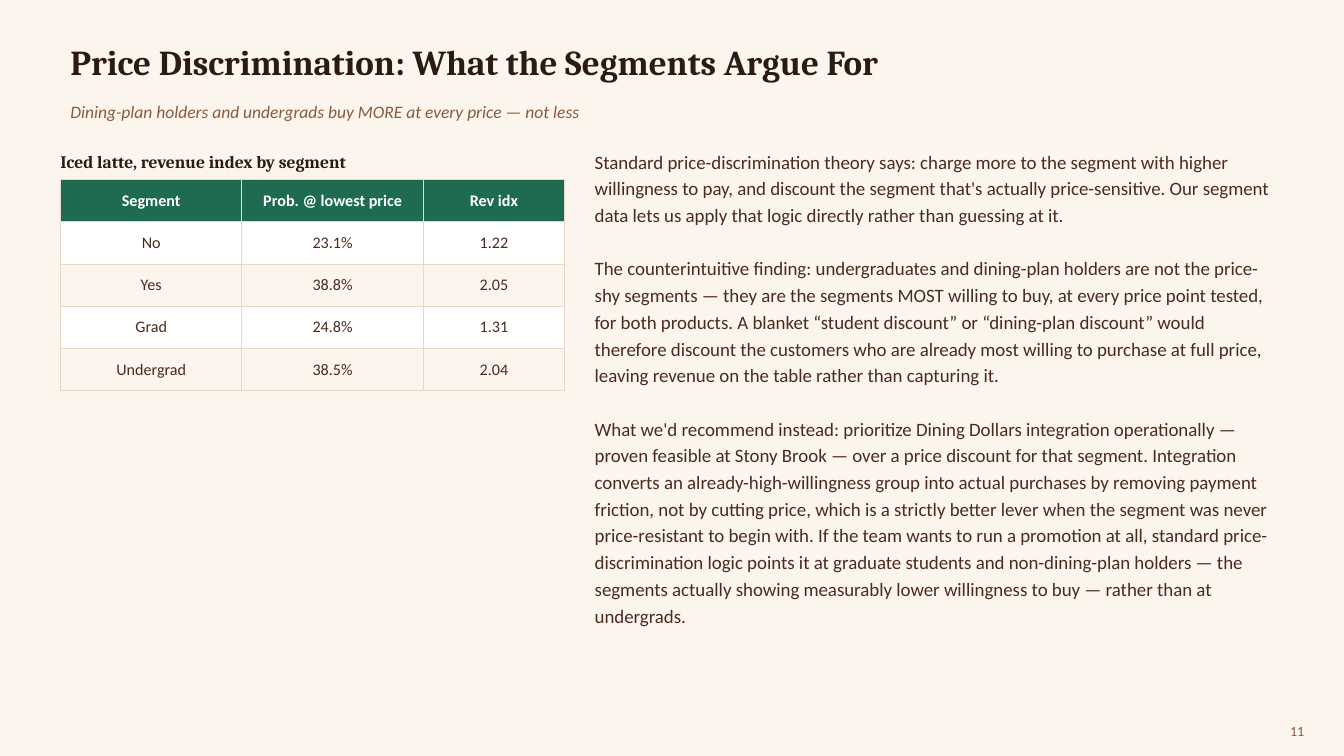
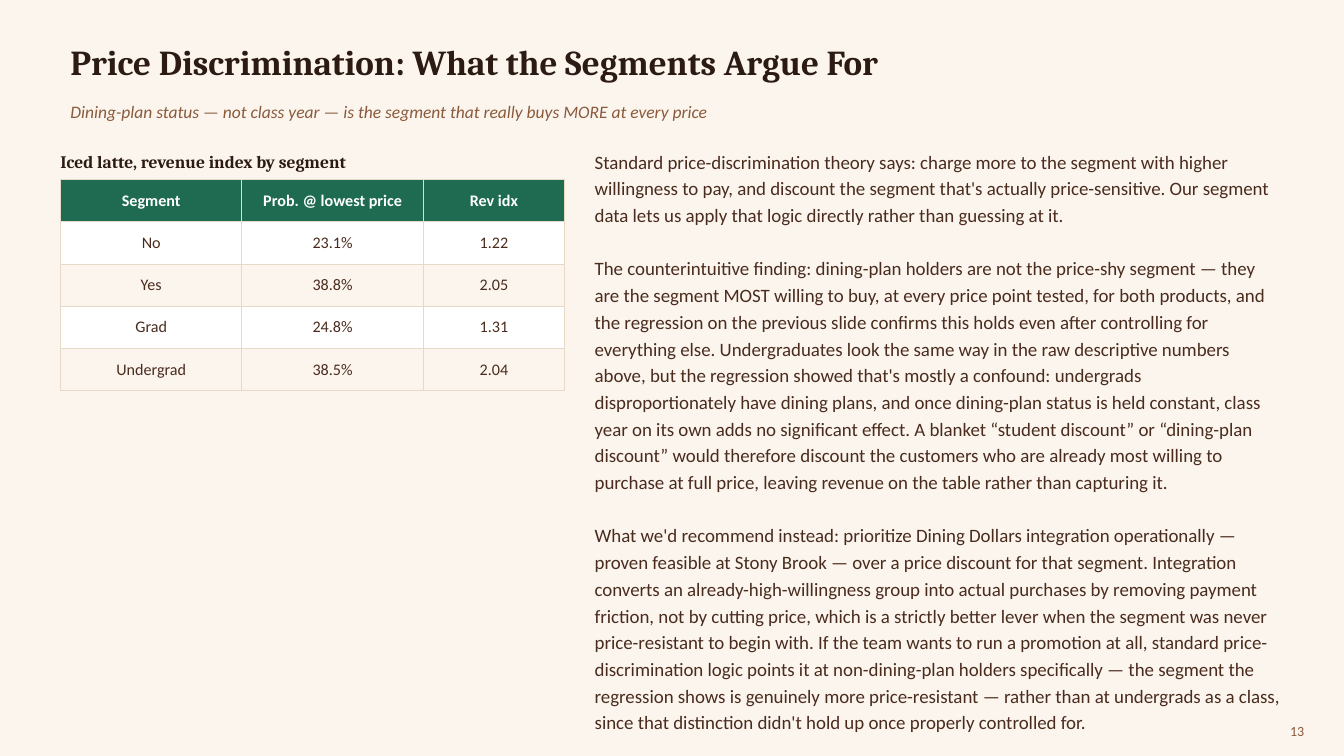
Before and after one commit to divyatejabitra/dunkin-pricing-simulation, a slide deck: slide 13 of presentation/Dunkin_Pricing_Analysis_Detailed.pptx (slide 11 before the commit). Drawn at 1344x756 pixels with LibreOffice and Linux fonts; fonts in the diff are those of the drawing. Boxes give left, top, right and bottom in pixels: in the first picture for what was removed or moved away, otherwise in the second. Text is boxed around its words. In the diff, an @@ line names an element or a change of style, - is before the commit and + after.

```diff
--- a/presentation/Dunkin_Pricing_Analysis_Detailed.pptx
+++ b/presentation/Dunkin_Pricing_Analysis_Detailed.pptx
@@ text at <box>70,106,707,121</box>: text changed @@
-Dining-plan holders and undergrads buy MORE at every price — not less
+Dining-plan status — not class year — is the segment that really buys MORE at every price
@@ text at <box>595,262,1280,732</box>: text changed @@
-The counterintuitive finding: undergraduates and dining-plan holders are not the price-shy segments — they are the segments MOST willing to buy, at every price point tested, for both products. A blanket “student discount” or “dining-plan discount” would therefore discount the customers who are already most willing to purchase at full price, leaving revenue on the table rather than capturing it.
-What we'd recommend instead: prioritize Dining Dollars integration operationally — proven feasible at Stony Brook — over a price discount for that segment. Integration converts an already-high-willingness group into actual purchases by removing payment friction, not by cutting price, which is a strictly better lever when the segment was never price-resistant to begin with. If the team wants to run a promotion at all, standard price-discrimination logic points it at graduate students and non-dining-plan holders — the segments actually showing measurably lower willingness to buy — rather than at undergrads.
+The counterintuitive finding: dining-plan holders are not the price-shy segment — they are the segment MOST willing to buy, at every price point tested, for both products, and the regression on the previous slide confirms this holds even after controlling for everything else. Undergraduates look the same way in the raw descriptive numbers above, but the regression showed that's mostly a confound: undergrads disproportionately have dining plans, and once dining-plan status is held constant, class year on its own adds no significant effect. A blanket “student discount” or “dining-plan discount” would therefore discount the customers who are already most willing to purchase at full price, leaving revenue on the table rather than capturing it.
+What we'd recommend instead: prioritize Dining Dollars integration operationally — proven feasible at Stony Brook — over a price discount for that segment. Integration converts an already-high-willingness group into actual purchases by removing payment friction, not by cutting price, which is a strictly better lever when the segment was never price-resistant to begin with. If the team wants to run a promotion at all, standard price-discrimination logic points it at non-dining-plan holders specifically — the segment the regression shows is genuinely more price-resistant — rather than at undergrads as a class, since that distinction didn't hold up once properly controlled for.
@@ page number at <box>1290,727,1304,736</box>: text changed @@
-11
+13
```
Also in this commit, not shown: 1 other slide changed, 2 slides added, 9 other files.
